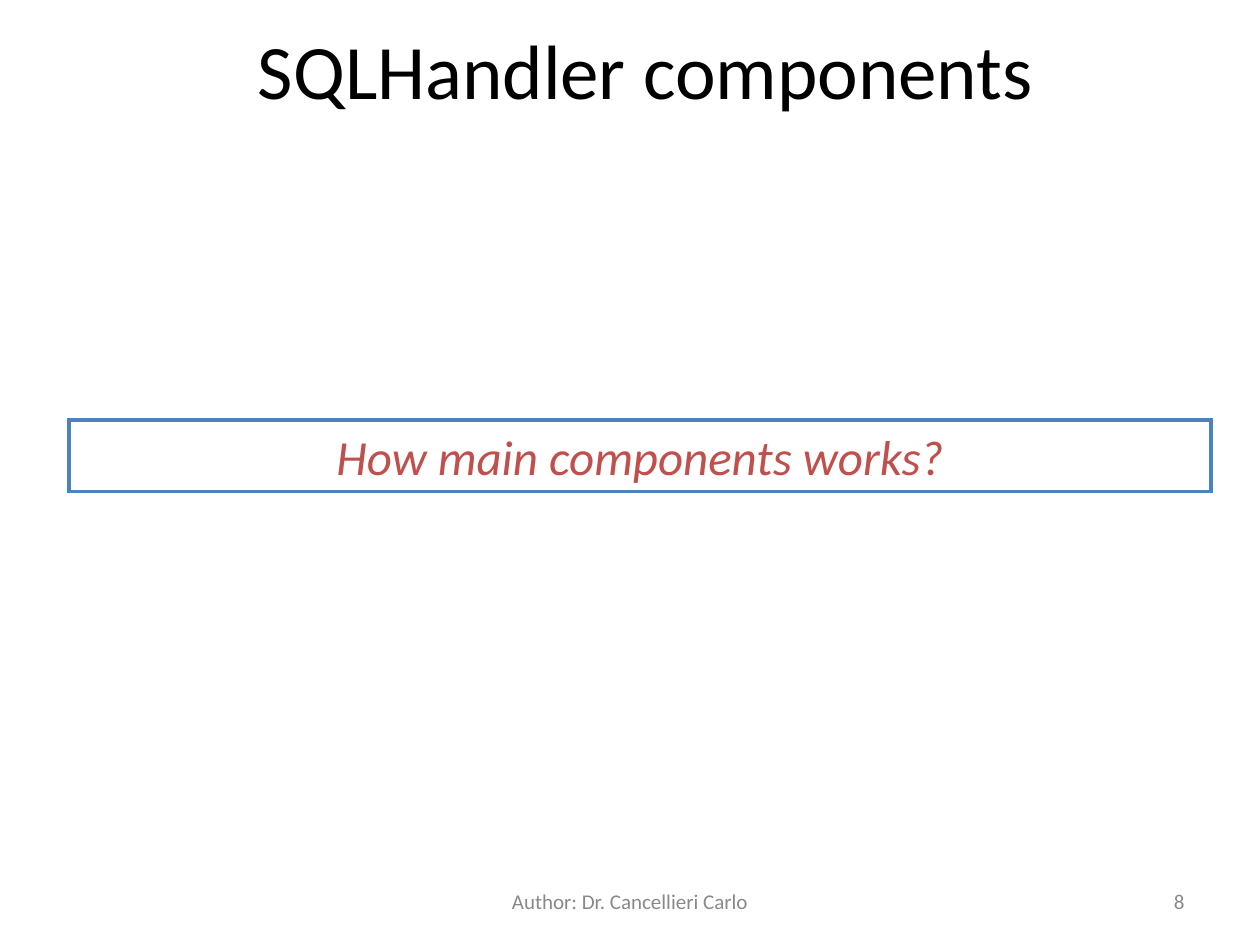
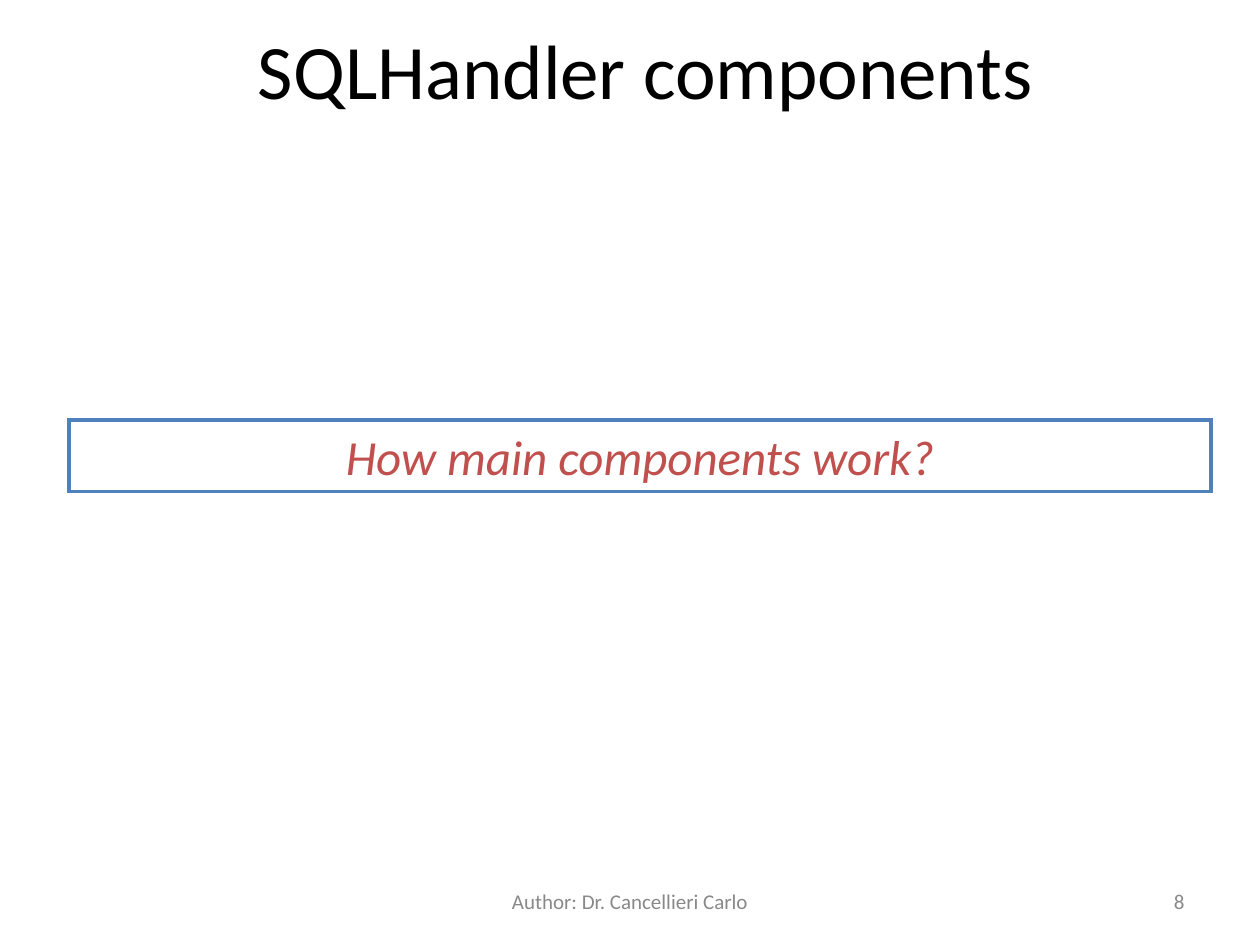
Before and after one commit to OPENDAP/sql_handler, a slide deck: slide 8 of docs/SqlHandler.ppt. Drawn at 1260x945 pixels with LibreOffice and Linux fonts; fonts in the diff are those of the drawing. Boxes give left, top, right and bottom in pixels: in the first picture for what was removed or moved away, otherwise in the second. Text is boxed around its words. In the diff, an @@ line names an element or a change of style, - is before the commit and + after.

```diff
--- a/docs/SqlHandler.ppt
+++ b/docs/SqlHandler.ppt
@@ text in rectangle at <box>346,441,934,483</box>: text changed @@
-How main components works?
+How main components work?
```
Also in this commit, not shown: 17 other slides changed, 6 other files.
